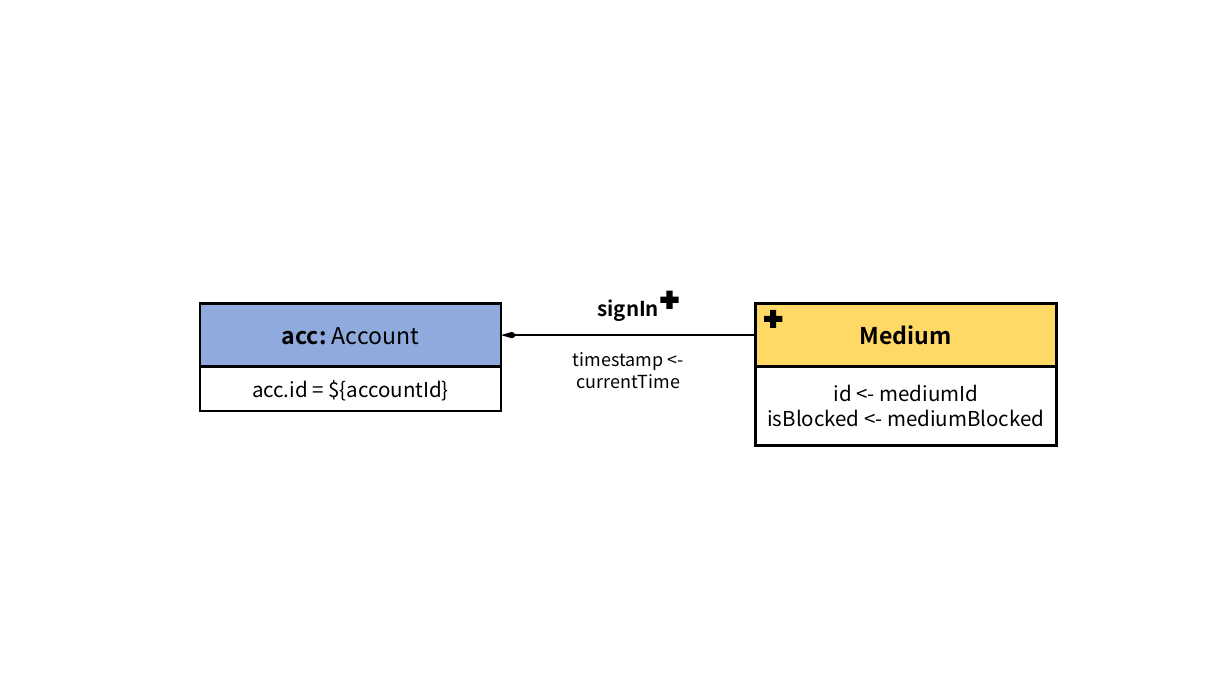
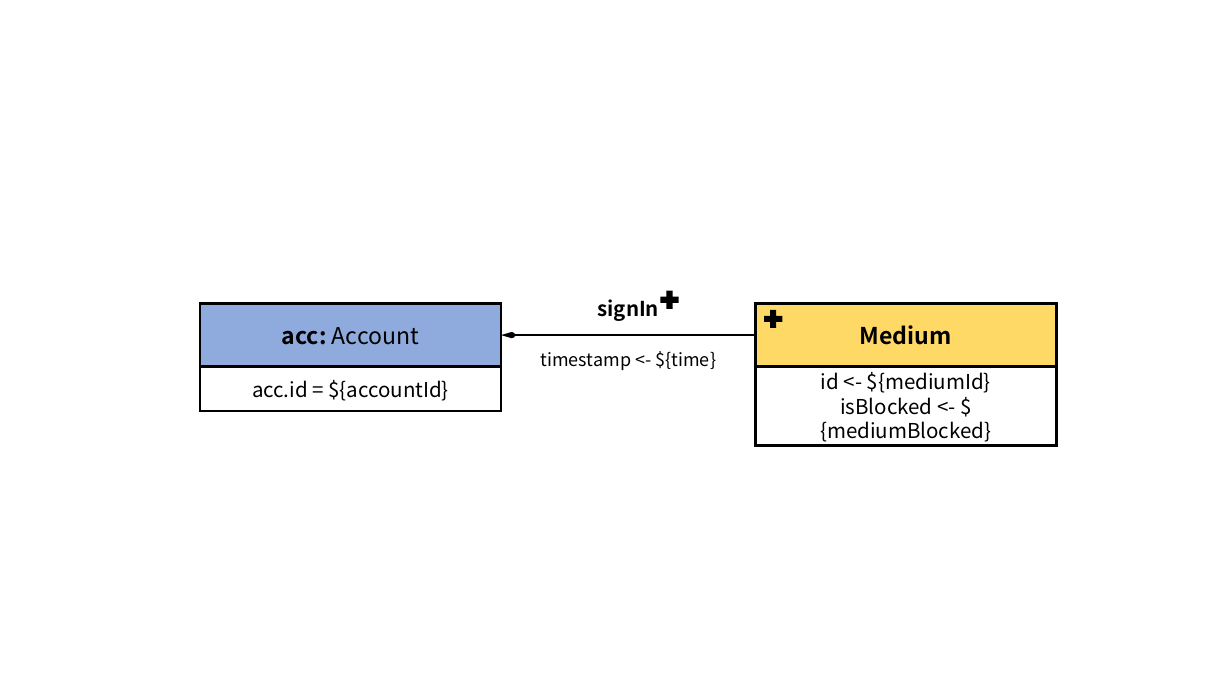
Before and after one commit to ldbc/ldbc_finbench_docs, a slide deck: slide 7 of patterns/transaction-write.pptx. Drawn at 1232x693 pixels with LibreOffice and Linux fonts; fonts in the diff are those of the drawing. Boxes give left, top, right and bottom in pixels: in the first picture for what was removed or moved away, otherwise in the second. Text is boxed around its words. In the diff, an @@ line names an element or a change of style, - is before the commit and + after.

```diff
--- a/patterns/transaction-write.pptx
+++ b/patterns/transaction-write.pptx
@@ text at (x1=540, y1=351, x2=717, y2=370): text changed @@
-timestamp <- currentTime
+timestamp <- ${time}
@@ text in rectangle at (x1=820, y1=372, x2=991, y2=442): text changed @@
-id <- mediumId
-isBlocked <- mediumBlocked
+id <- ${mediumId}
+isBlocked <- ${mediumBlocked}
```
Also in this commit, not shown: 10 other slides changed, 43 other files.
